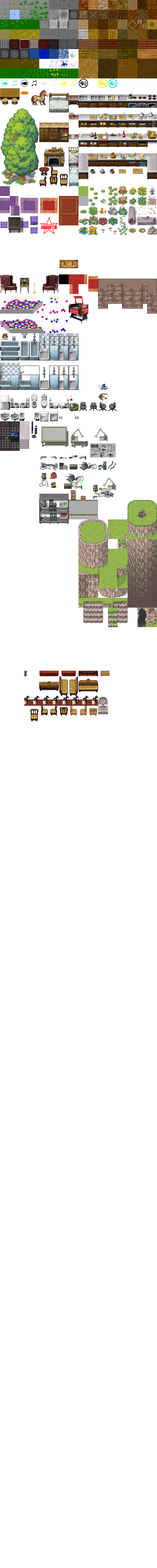
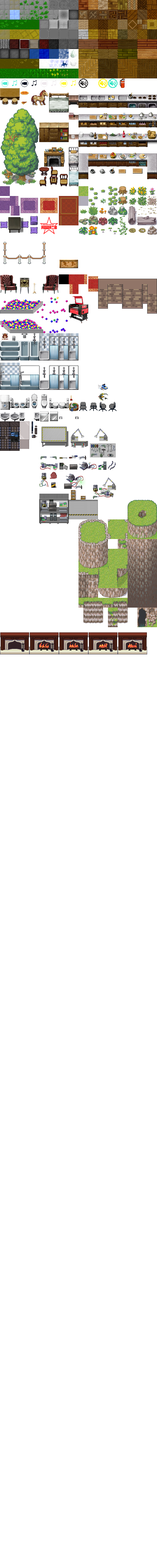
The second (157, 1568) image is a revision of the first. Changes to its layers:
renamed "Background" to "tiles", painted on it over [0, 78, 147, 722]
